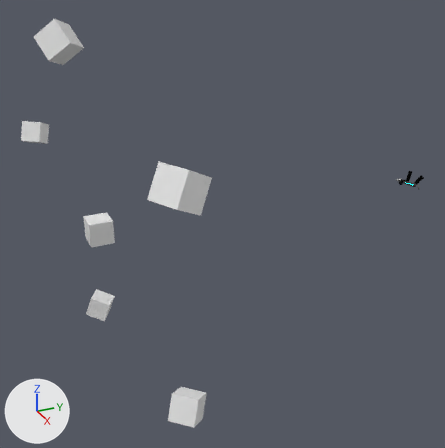
One commit to the Blender file ProtoPistolEquestrian.blend: the scene before it, then after it.
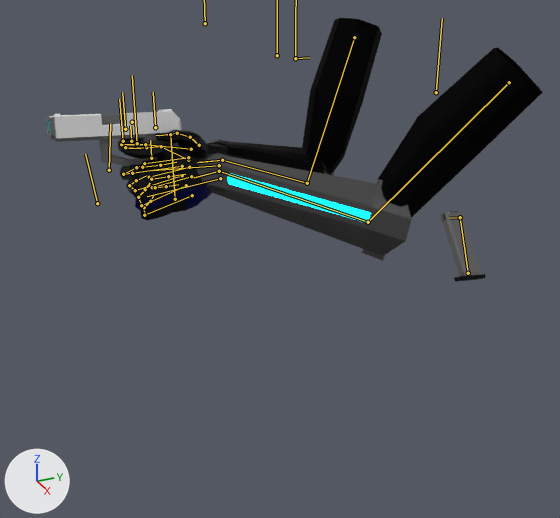
Each version is shown whole from a 50 mm lens placed at (46.92, -42.19, 21.87), pointed at (0.66, -21.38, -1.26), then close up from a 50 mm lens placed at (4.54, -2.15, 0.89), pointed at (-0.07, -0.08, -1.41). Lighting does not change. The marker at lower left points along +X, +Y and +Z. Both versions are drawn at frame 46 of the action 'ReloadTactical'; the numbers are the values there. The bones that bend it are drawn over the model as lines in the close-ups.

In view in the first close-up: 'Hand', 'ProtoPistol'.
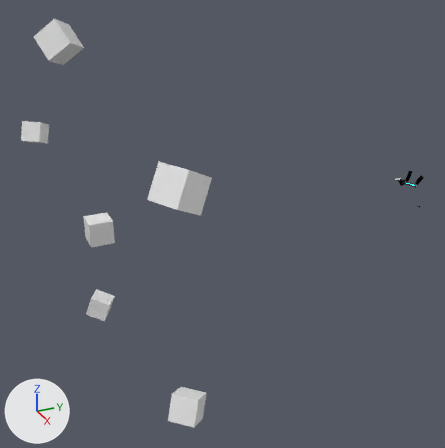
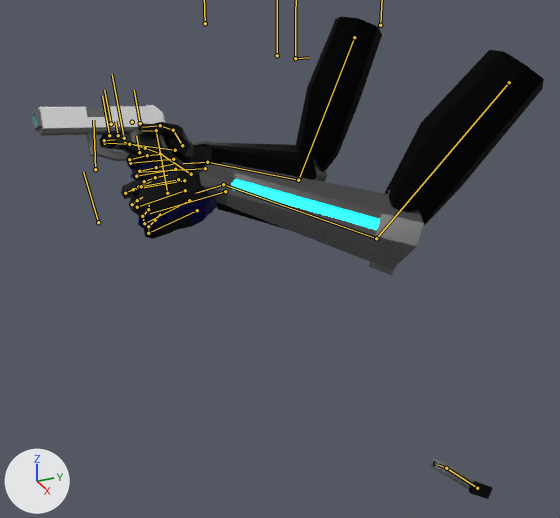
Changed parts and their boxes [x1, y1, x2, y2] in the close-ups (560 x 518 px):
'Hand', posed (6% taller)
    before: [117, 18, 543, 261]
    after: [99, 17, 544, 275]
'ProtoPistol', posed (128% taller)
    before: [46, 109, 485, 281]
    after: [31, 105, 493, 499]
bone 'Ring4.L', root to tip
    before: (145, 189) to (150, 183)
    after: (148, 209) to (149, 204)
bone 'Middle3.L', root to tip
    before: (129, 185) to (136, 180)
    after: (132, 204) to (137, 200)
bone 'Middle4.L', root to tip
    before: (136, 180) to (148, 175)
    after: (137, 200) to (142, 197)
bone 'Thumb1.L', root to tip
    before: (188, 160) to (161, 146)
    after: (191, 174) to (160, 153)
bone 'Thumb2.L', root to tip
    before: (161, 146) to (146, 147)
    after: (160, 153) to (145, 148)
bone 'Index3.R', root to tip
    before: (121, 144) to (125, 147)
    after: (104, 143) to (104, 140)
bone 'Index4.R', root to tip
    before: (125, 147) to (140, 148)
    after: (104, 140) to (115, 139)
bone 'Hand.L', root to tip
    before: (220, 178) to (147, 196)
    after: (225, 191) to (150, 213)
bone 'Hand.R', root to tip
    before: (219, 165) to (152, 170)
    after: (205, 168) to (139, 172)
bone 'Controller', root to tip
    before: (137, 143) to (132, 75)
    after: (124, 138) to (112, 74)
bone 'Mag2', root to tip
    before: (468, 273) to (460, 217)
    after: (477, 488) to (446, 468)

What the commit changed:
Bone 'Ring4.L' (bone_ring4_l) turns from (0, 0, -6) to (0, 0, -21) degrees about its own x, y and z.
Bone 'Middle3.L' (bone_middle3_l) turns from (0, 0, 29) to (0, 0, 22) degrees about its own x, y and z.
Bone 'Middle4.L' (bone_middle4_l) turns from (0, 0, 14) to (0, 0, -5) degrees about its own x, y and z.
Bone 'Thumb1.L' (bone_thumb1_l) turns from (1, 3, -37) to (-12, 2, -19) degrees about its own x, y and z.
Bone 'Thumb2.L' (bone_thumb2_l) turns from (28, 0, 0) to (11, 0, 0) degrees about its own x, y and z.
Bone 'Index3.R' (bone_index3_r) turns from (0, 0, -70) to (0, 0, -57) degrees about its own x, y and z.
Bone 'Index4.R' (bone_index4_r) turns from (0, 0, -65) to (0, 0, -47) degrees about its own x, y and z.
Bone 'IKPole.L' (bone_ikpole_l) moves from (-0.114, 0.113, 0.06) to (-0.386, 0.384, 0.204).
Bone 'Hand.L' (bone_hand_l) moves from (0.751, 0.285, 0.195) to (0.578, 0.32, -0.006).
Bone 'Hand.L' (bone_hand_l) turns from (-9, 0, -8) to (-9, -9, -13) degrees about its own x, y and z.
Bone 'Hand.R' (bone_hand_r) moves from (-0.757, -0.097, -0.102) to (-0.753, -0.082, -0.105).
Bone 'Controller' (bone_controller) moves from (-0.065, -0.527, -0.01) to (-0.121, -0.5, 0.058).
Bone 'Controller' (bone_controller) turns from (-4, 9, 14) to (-1, 14, 30) degrees about its own x, y and z.
Bone 'Mag2' (bone_mag2) moves from (0.68, -1.476, -2.114) to (1.73, -3.756, -2.368).
Bone 'Mag2' (bone_mag2) turns from (-4, 15, 44) to (23, 32, 142) degrees about its own x, y and z.
